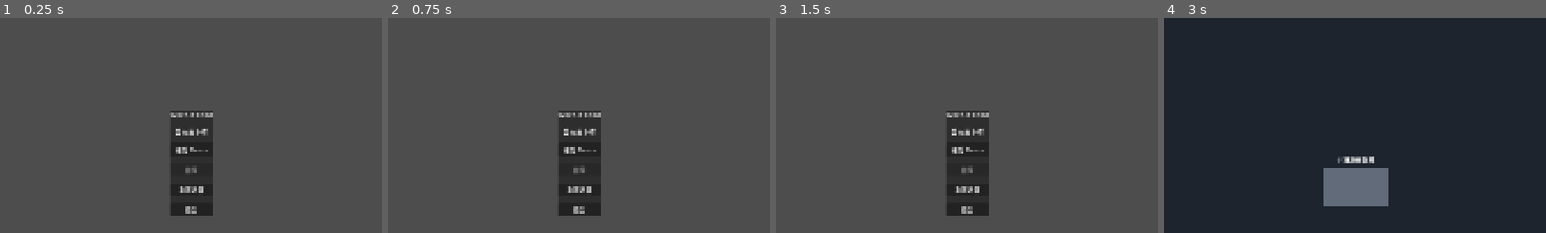
Above: before the commit, frames 1-4 (left to right).
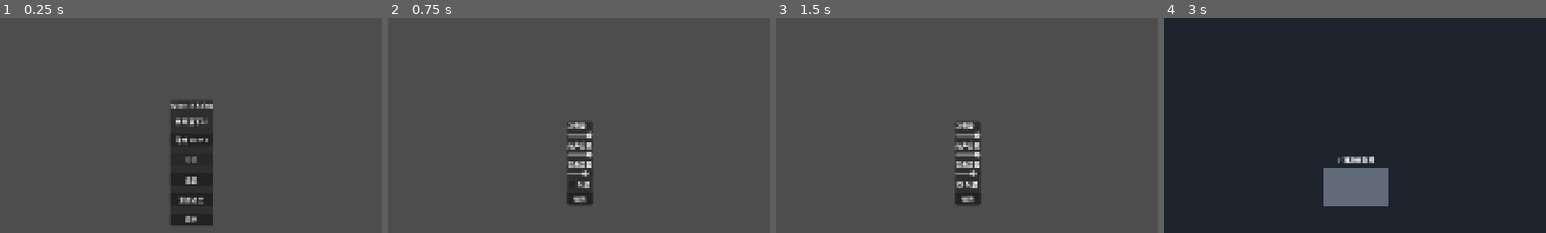
Above: after the commit, the same moments.

Repository: zhangguixia/when-it-rains
Game: Godot game, scene res://game/main/Main.tscn
The game is run twice, just before and just after one commit, with the same random seed, the same clock (stepped at 60 frames per second) and the same inputs.
Inputs (mouse positions are % of the whole screen's width and height, from its top left):
- Up to frame 1 (0.25 s): no input
- Up to frame 2 (0.75 s): click (50, 54) at 0.5 s, where only the run after the commit has a clickable "设置"
- Up to frame 3 (1.5 s): click (50, 55) at 1.25 s, where only the run after the commit has a clickable "全屏"
- Up to frame 4 (3 s): click (50, 58) at 2 s, where only the run after the commit has a clickable "返回"; click "开始 Demo" at 2.75 s
The pictures show only the part of the screen within x 25-75%, y 16-66%; the shares and areas given below are measured in that part.

The runs differ from the first frame. In frame 1, 2.3% of the frame differs, in the area x 44-56%, y 38-97%; in frame 2, 3.9%; in frame 3, 3.9%, in the area x 44-56%, y 43-92%; in frame 4, nothing differs.

Commit message:
feat: add demo settings and reset flow

Diff:
--- a/game/main/Main.gd
+++ b/game/main/Main.gd
@@ -1,6 +1,7 @@
 extends Control
 
 const MAIN_MENU_SCENE := preload("res://game/main/MainMenu.tscn")
+const SETTINGS_SCENE := preload("res://game/ui/SettingsPanel.tscn")
 const SHELTER_SCENE := "res://game/shelter/ShelterScene.tscn"
 
 @onready var content: Control = %Content
@@ -13,9 +14,16 @@
 	var menu := MAIN_MENU_SCENE.instantiate()
 	menu.start_requested.connect(_start_demo)
 	menu.continue_requested.connect(_continue_demo)
+	menu.settings_requested.connect(_show_settings)
 	menu.reset_requested.connect(_reset_progress)
 	menu.quit_requested.connect(_quit_game)
 	content.add_child(menu)
+
+func _show_settings() -> void:
+	_clear_content()
+	var settings := SETTINGS_SCENE.instantiate()
+	settings.back_requested.connect(_show_main_menu)
+	content.add_child(settings)
 
 func _start_demo() -> void:
 	SaveService.start_new_demo()
@@ -26,6 +34,7 @@
 
 func _reset_progress() -> void:
 	SaveService.reset_progress()
+	CodexService.reset_codex()
 	_show_main_menu()
 
 func _quit_game() -> void:
--- a/game/main/MainMenu.gd
+++ b/game/main/MainMenu.gd
@@ -2,17 +2,20 @@
 
 signal start_requested
 signal continue_requested
+signal settings_requested
 signal reset_requested
 signal quit_requested
 
 @onready var start_button: Button = %StartButton
 @onready var continue_button: Button = %ContinueButton
+@onready var settings_button: Button = %SettingsButton
 @onready var reset_button: Button = %ResetButton
 @onready var quit_button: Button = %QuitButton
 
 func _ready() -> void:
 	start_button.pressed.connect(func() -> void: start_requested.emit())
 	continue_button.pressed.connect(func() -> void: continue_requested.emit())
+	settings_button.pressed.connect(func() -> void: settings_requested.emit())
 	reset_button.pressed.connect(func() -> void: reset_requested.emit())
 	quit_button.pressed.connect(func() -> void: quit_requested.emit())
 	continue_button.disabled = not SaveService.has_started_demo()
--- a/game/main/MainMenu.tscn
+++ b/game/main/MainMenu.tscn
@@ -38,6 +38,11 @@
 layout_mode = 2
 text = "继续"
 
+[node name="SettingsButton" type="Button" parent="Panel/VBox"]
+unique_name_in_owner = true
+layout_mode = 2
+text = "设置"
+
 [node name="ResetButton" type="Button" parent="Panel/VBox"]
 unique_name_in_owner = true
 layout_mode = 2
--- /dev/null
+++ b/game/ui/SettingsPanel.gd
@@ -0,0 +1,26 @@
+extends CenterContainer
+
+signal back_requested
+
+@onready var master_slider: HSlider = %MasterSlider
+@onready var rain_slider: HSlider = %RainSlider
+@onready var music_slider: HSlider = %MusicSlider
+@onready var fullscreen_check: CheckBox = %FullscreenCheck
+@onready var back_button: Button = %BackButton
+
+func _ready() -> void:
+	var settings := SaveService.get_settings()
+	master_slider.value = float(settings["master_volume"])
+	rain_slider.value = float(settings["ambience_volume"])
+	music_slider.value = float(settings["music_volume"])
+	fullscreen_check.button_pressed = bool(settings["fullscreen"])
+
+	master_slider.value_changed.connect(func(value: float) -> void: SaveService.set_setting("master_volume", value))
+	rain_slider.value_changed.connect(func(value: float) -> void: SaveService.set_setting("ambience_volume", value))
+	music_slider.value_changed.connect(func(value: float) -> void: SaveService.set_setting("music_volume", value))
+	fullscreen_check.toggled.connect(_set_fullscreen)
+	back_button.pressed.connect(func() -> void: back_requested.emit())
+
+func _set_fullscreen(enabled: bool) -> void:
+	SaveService.set_setting("fullscreen", enabled)
+	DisplayServer.window_set_mode(DisplayServer.WINDOW_MODE_FULLSCREEN if enabled else DisplayServer.WINDOW_MODE_WINDOWED)
--- /dev/null
+++ b/game/ui/SettingsPanel.tscn
@@ -0,0 +1,62 @@
+[gd_scene load_steps=2 format=3 uid="uid://settingspanel"]
+
+[ext_resource type="Script" path="res://game/ui/SettingsPanel.gd" id="1"]
+
+[node name="SettingsPanel" type="CenterContainer"]
+layout_mode = 3
+anchors_preset = 15
+anchor_right = 1.0
+anchor_bottom = 1.0
+script = ExtResource("1")
+
+[node name="Panel" type="PanelContainer" parent="."]
+layout_mode = 2
+
+[node name="VBox" type="VBoxContainer" parent="Panel"]
+layout_mode = 2
+
+[node name="MasterLabel" type="Label" parent="Panel/VBox"]
+layout_mode = 2
+text = "总音量"
+
+[node name="MasterSlider" type="HSlider" parent="Panel/VBox"]
+unique_name_in_owner = true
+layout_mode = 2
+min_value = 0.0
+max_value = 1.0
+step = 0.05
+value = 1.0
+
+[node name="RainLabel" type="Label" parent="Panel/VBox"]
+layout_mode = 2
+text = "雨声音量"
+
+[node name="RainSlider" type="HSlider" parent="Panel/VBox"]
+unique_name_in_owner = true
+layout_mode = 2
+min_value = 0.0
+max_value = 1.0
+step = 0.05
+value = 1.0
+
+[node name="MusicLabel" type="Label" parent="Panel/VBox"]
+layout_mode = 2
+text = "音乐音量"
+
+[node name="MusicSlider" type="HSlider" parent="Panel/VBox"]
+unique_name_in_owner = true
+layout_mode = 2
+min_value = 0.0
+max_value = 1.0
+step = 0.05
+value = 0.8
+
+[node name="FullscreenCheck" type="CheckBox" parent="Panel/VBox"]
+unique_name_in_owner = true
+layout_mode = 2
+text = "全屏"
+
+[node name="BackButton" type="Button" parent="Panel/VBox"]
+unique_name_in_owner = true
+layout_mode = 2
+text = "返回"
Not shown, added: game/keepsakes/KeepsakeCorner.gd.uid
Not shown, added: game/ui/CodexPanel.gd.uid
Not shown, added: game/ui/SettingsPanel.gd.uid
